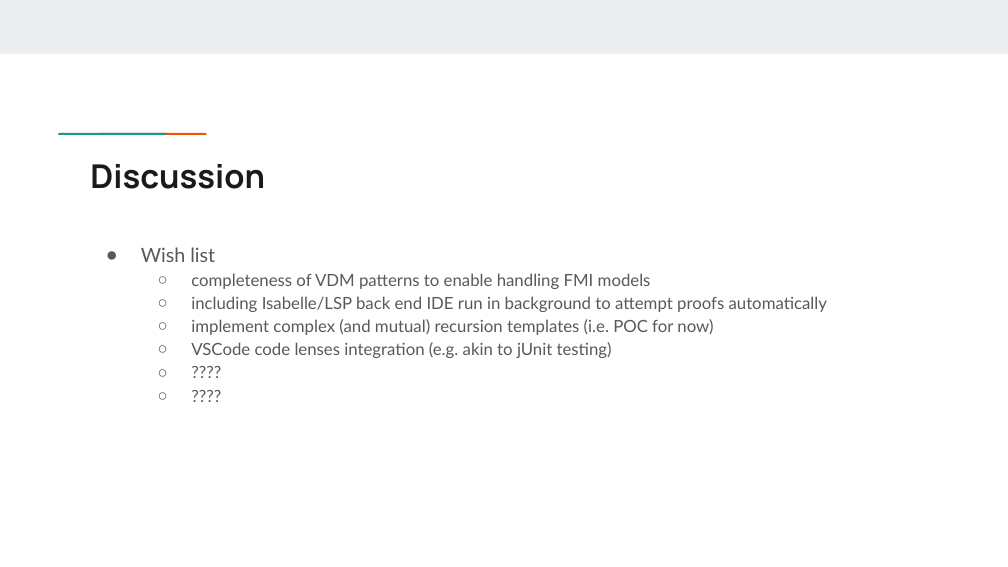
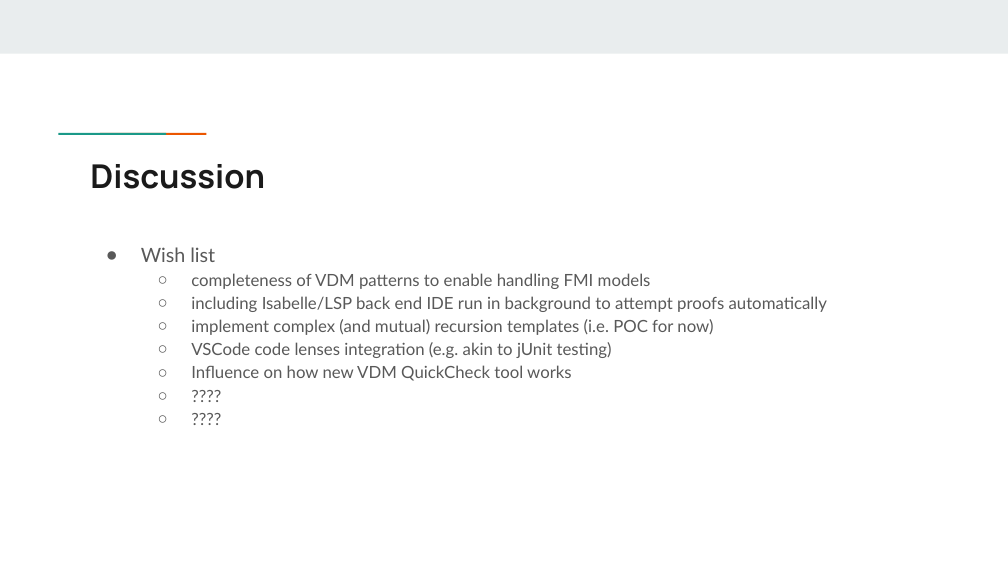
Before and after one commit to leouk/VDM_Toolkit, a slide deck: slide 13 of plugins/vdm2isa/pub/recursion/talk/VDM recursion in Isabelle_HOL (Overture 2023).pptx. Drawn at 1008x567 pixels with LibreOffice and Linux fonts; fonts in the diff are those of the drawing. Boxes give left, top, right and bottom in pixels: in the first picture for what was removed or moved away, otherwise in the second. Text is boxed around its words. In the diff, an @@ line names an element or a change of style, - is before the commit and + after.

```diff
--- a/plugins/vdm2isa/pub/recursion/talk/VDM recursion in Isabelle_HOL (Overture 2023).pptx
+++ b/plugins/vdm2isa/pub/recursion/talk/VDM recursion in Isabelle_HOL (Overture 2023).pptx
@@ text at box(191, 365, 572, 381): paragraph added @@
+  ○ Influence on how new VDM QuickCheck tool works
```
Also in this commit, not shown: 7 other slides changed, 2 other files.
